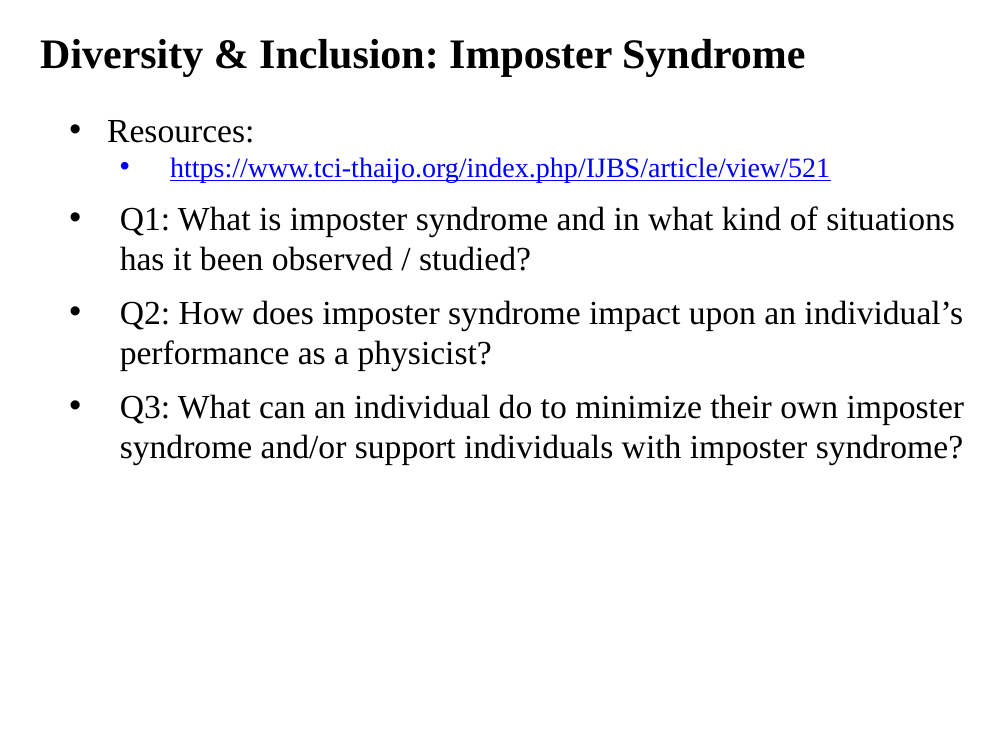
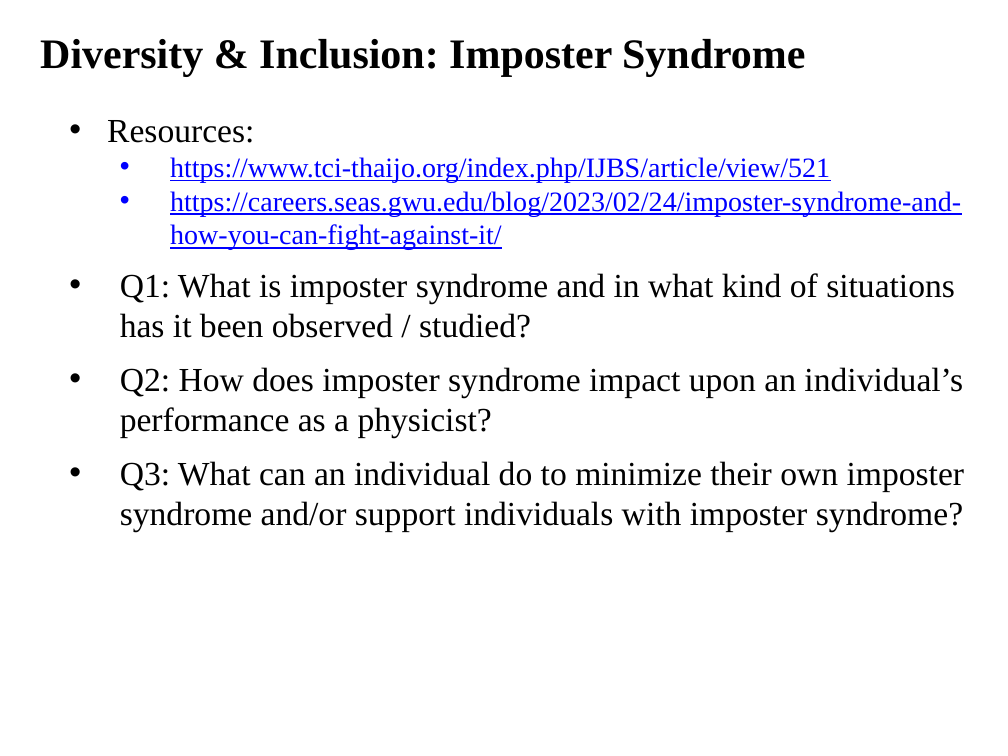
Before and after one commit to ajvanderhorst/PhysicsCapstoneGW, a slide deck: slide 19 of Topics/Slides/ClassCommunity2DiversityInclusion.pptx (slide 16 before the commit). Drawn at 1008x756 pixels with LibreOffice and Linux fonts; fonts in the diff are those of the drawing. Boxes give left, top, right and bottom in pixels: in the first picture for what was removed or moved away, otherwise in the second. Text is boxed around its words. In the diff, an @@ line names an element or a change of style, - is before the commit and + after.

```diff
--- a/Topics/Slides/ClassCommunity2DiversityInclusion.pptx
+++ b/Topics/Slides/ClassCommunity2DiversityInclusion.pptx
@@ text at bbox=[170, 191, 961, 250]: paragraph added @@
+  • https://careers.seas.gwu.edu/blog/2023/02/24/imposter-syndrome-and-how-you-can-fight-against-it/
```
Also in this commit, not shown: 10 other slides changed, 4 slides added, 1 slide removed, 2 other files.
